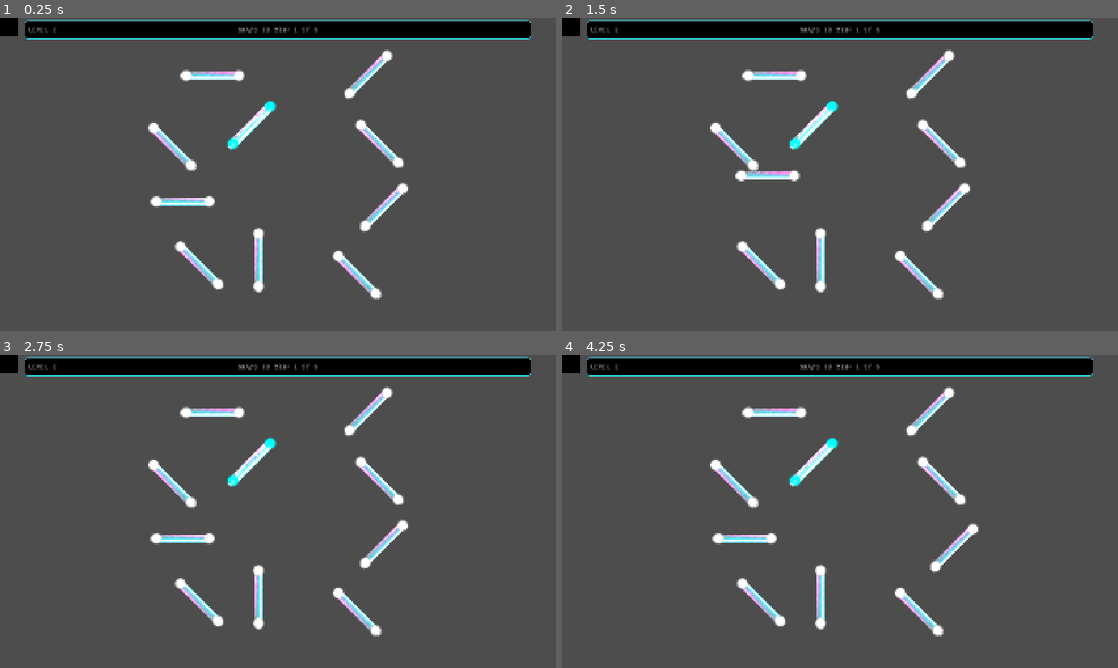
Above: before the commit, frames 1-4 (two rows, left to right).
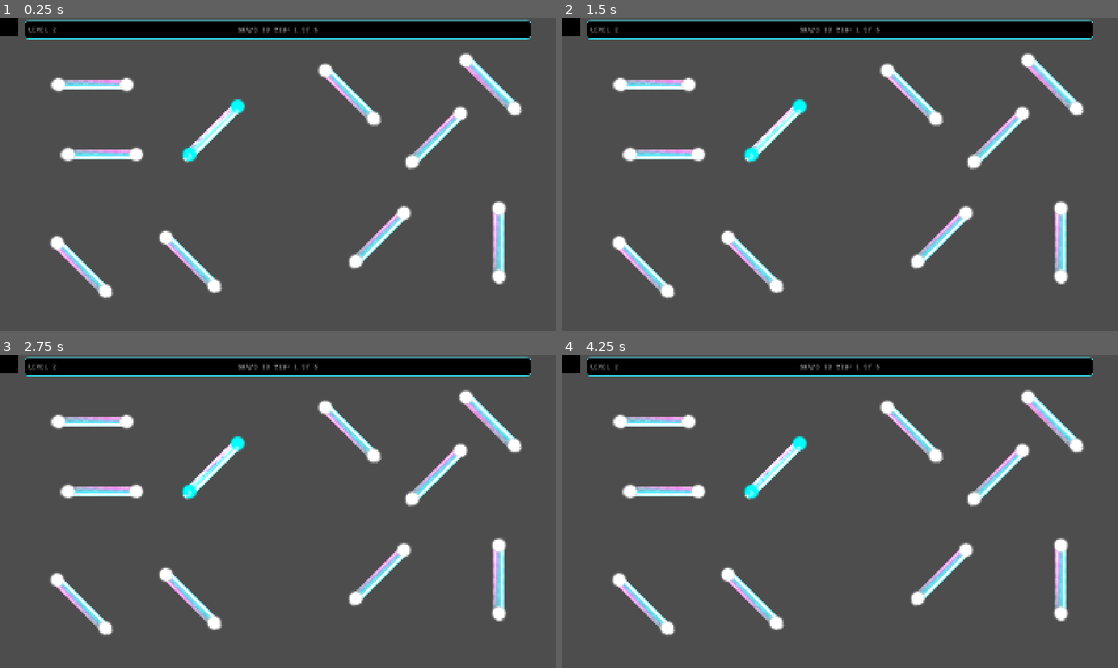
Above: after the commit, the same moments.

Repository: CarlesRa/Harmony-Waves
Game: Godot game, scene res://scenes/main_game.tscn
Two runs of this game, one before a commit and one after it. Both use one fixed random seed, a clock stepped at 60 frames per second and the inputs below. Video files are missing from this copy of the repository; at most half a second of black plays in their place. Sound files missing from this copy of the repository are replaced by a short silence.
Inputs (mouse positions are in pixels of both pictures, inside the frame that each line leads up to):
- Up to frame 1 (0.25 s): no input
- Up to frame 2 (1.5 s): tap Enter at 0.5 s; drag from (812, 124) to (745, 202) at 0.52 s; tap Space at 1.25 s; drag from (745, 202) to (812, 124) at 1.27 s
- Up to frame 3 (2.75 s): move the mouse to (200, 602) at 2.02 s; click (200, 602) at 2.17 s
- Up to frame 4 (4.25 s): tap Enter at 2.75 s; drag from (734, 483) to (762, 602) at 2.77 s; drag from (945, 542) to (795, 480) at 3.52 s

The runs differ from the first frame. In frame 1, 8.2% of the frame differs, in the area x 9-94%, y 10-90%; in frame 2, 8.3%; in frame 3, 8.2%; in frame 4, 8.2%.

Commit message:
adjust maingame position and collissions limits

Diff:
--- a/scenes/levels/level_01.tscn
+++ b/scenes/levels/level_01.tscn
@@ -11,7 +11,6 @@
 script = ExtResource("1_qdh5e")
 
 [node name="WavePiece" parent="." instance=ExtResource("1_m802k")]
-position = Vector2(695, 283)
 is_piece_connected = true
 music_stream = ExtResource("3_50wog")
 C1_connector_id = -1
--- a/scenes/levels/level_02.tscn
+++ b/scenes/levels/level_02.tscn
@@ -13,7 +13,7 @@
 script = ExtResource("1_vq1pa")
 
 [node name="WavePiece" parent="." instance=ExtResource("1_f5vym")]
-position = Vector2(476.00006, 334.00003)
+position = Vector2(738, 386.99994)
 rotation = 0.7853982
 is_piece_connected = true
 music_stream = ExtResource("3_ppbiy")
@@ -31,8 +31,8 @@
 C2_connector_id = 1
 C2_target_id = -10
 
-[node name="WavePiece3" parent="." instance=ExtResource("1_f5vym")]
-position = Vector2(382.00003, 584)
+[node name="s" parent="." instance=ExtResource("1_f5vym")]
+position = Vector2(279, 859)
 rotation = -0.7853982
 music_stream = ExtResource("5_yklhy")
 C1_connector_id = 3
@@ -41,7 +41,7 @@
 C2_target_id = 5
 
 [node name="WavePiece4" parent="." instance=ExtResource("1_f5vym")]
-position = Vector2(334.00003, 373.00003)
+position = Vector2(1205.0001, 264.00006)
 rotation = -0.7853982
 music_stream = ExtResource("6_o4ql5")
 C1_connector_id = 2
@@ -50,7 +50,7 @@
 C2_target_id = 8
 
 [node name="WavePiece5" parent="." instance=ExtResource("1_f5vym")]
-position = Vector2(712, 480)
+position = Vector2(1312, 755)
 rotation = 0.7853982
 music_stream = ExtResource("7_4hx2o")
 C1_connector_id = 5
@@ -59,7 +59,7 @@
 C2_target_id = 7
 
 [node name="WavePiece6" parent="." instance=ExtResource("1_f5vym")]
-position = Vector2(407, 246)
+position = Vector2(321, 229)
 rotation = 1.5707964
 music_stream = ExtResource("8_km0xc")
 C1_connector_id = 7
@@ -68,14 +68,14 @@
 C2_target_id = 9
 
 [node name="fake" parent="." instance=ExtResource("1_f5vym")]
-position = Vector2(488, 574)
+position = Vector2(1721.9999, 773.00006)
 C1_connector_id = -50
 C1_target_id = -50
 C2_connector_id = -50
 C2_target_id = -50
 
 [node name="fake2" parent="." instance=ExtResource("1_f5vym")]
-position = Vector2(703, 368)
+position = Vector2(1691, 229.00009)
 rotation = -0.7853982
 C1_connector_id = -50
 C1_target_id = -50
@@ -83,7 +83,7 @@
 C2_target_id = -50
 
 [node name="fake3" parent="." instance=ExtResource("1_f5vym")]
-position = Vector2(663, 601)
+position = Vector2(655.00006, 841.00006)
 rotation = -0.7853982
 C1_connector_id = -50
 C1_target_id = -50
@@ -91,7 +91,7 @@
 C2_target_id = -50
 
 [node name="fake4" parent="." instance=ExtResource("1_f5vym")]
-position = Vector2(684, 244.00003)
+position = Vector2(1507, 411)
 rotation = 0.7853982
 C1_connector_id = -50
 C1_target_id = -50
--- a/scenes/main_game.tscn
+++ b/scenes/main_game.tscn
@@ -11,16 +11,13 @@
 glow_bloom = 0.8
 
 [sub_resource type="RectangleShape2D" id="RectangleShape2D_0rdsr"]
-size = Vector2(73, 1078)
+size = Vector2(114, 1078)
 
 [sub_resource type="RectangleShape2D" id="RectangleShape2D_ipu61"]
-size = Vector2(804, 1102)
+size = Vector2(86, 1102)
 
 [sub_resource type="RectangleShape2D" id="RectangleShape2D_ygxny"]
 size = Vector2(1947, 96)
-
-[sub_resource type="RectangleShape2D" id="RectangleShape2D_wi4c7"]
-size = Vector2(1919, 556)
 
 [node name="MainGame" type="Node2D"]
 script = ExtResource("1_0rdsr")
@@ -31,8 +28,8 @@
 layer = -10
 
 [node name="VideoStreamPlayer" type="VideoStreamPlayer" parent="HUD/CanvasLayer"]
-offset_right = 40.0
-offset_bottom = 40.0
+offset_right = 1920.0
+offset_bottom = 1080.0
 mouse_filter = 2
 stream = ExtResource("5_wi4c7")
 autoplay = true
@@ -72,7 +69,7 @@
 text = "Snaps to win: "
 
 [node name="Camera2D" type="Camera2D" parent="."]
-position = Vector2(962, 541)
+position = Vector2(960, 540)
 
 [node name="WorldEnvironment" type="WorldEnvironment" parent="."]
 environment = SubResource("Environment_s3esy")
@@ -85,21 +82,21 @@
 script = ExtResource("5_ipu61")
 
 [node name="LeftCollisionLeft" type="CollisionShape2D" parent="GameLimitsLeft"]
-position = Vector2(26.5, 542)
+position = Vector2(47, 542)
 shape = SubResource("RectangleShape2D_0rdsr")
 
 [node name="GameLimitsRight" type="Area2D" parent="."]
-position = Vector2(1670, 0)
+position = Vector2(1652, 3)
 collision_layer = 7
 collision_mask = 7
 script = ExtResource("5_ipu61")
 
 [node name="CollisionShape2D" type="CollisionShape2D" parent="GameLimitsRight"]
-position = Vector2(-137, 541)
+position = Vector2(222, 541)
 shape = SubResource("RectangleShape2D_ipu61")
 
 [node name="GameLimitsTop" type="Area2D" parent="."]
-position = Vector2(1670, 0)
+position = Vector2(1658, -3)
 collision_layer = 7
 collision_mask = 7
 script = ExtResource("5_ipu61")
@@ -109,14 +106,14 @@
 shape = SubResource("RectangleShape2D_ygxny")
 
 [node name="GameLimitsBottom" type="Area2D" parent="."]
-position = Vector2(1670, 0)
+position = Vector2(1672, 996)
 collision_layer = 7
 collision_mask = 7
 script = ExtResource("5_ipu61")
 
 [node name="CollisionShape2D" type="CollisionShape2D" parent="GameLimitsBottom"]
-position = Vector2(-709.5, 802)
-shape = SubResource("RectangleShape2D_wi4c7")
+position = Vector2(-707.5, 38)
+shape = SubResource("RectangleShape2D_ygxny")
 
 [connection signal="area_shape_entered" from="GameLimitsLeft" to="GameLimitsLeft" method="_on_area_shape_entered"]
 [connection signal="area_shape_entered" from="GameLimitsRight" to="GameLimitsRight" method="_on_area_shape_entered"]
--- a/scenes/shared/wave_piece_base.tscn
+++ b/scenes/shared/wave_piece_base.tscn
@@ -22,6 +22,8 @@
 radius = 8.0
 
 [node name="WavePiece" type="Area2D"]
+position = Vector2(360, 169)
+scale = Vector2(2.5, 2.5)
 script = ExtResource("1_cxh0a")
 error_sound = ExtResource("2_wttoj")
 success_sound = ExtResource("3_6wbc8")
--- a/scripts/main_game.gd
+++ b/scripts/main_game.gd
@@ -8,8 +8,8 @@
 	GameManager.set_level_container(level_container)
 	GameManager.load_level("res://scenes/levels/level_02.tscn", "Level 2")
 
-	await get_tree().process_frame
-	_adjust_camera_to_fit_level()
+	#await get_tree().process_frame
+	#_adjust_camera_to_fit_level()
 
 func _adjust_camera_to_fit_level() -> void:
 	if level_container.get_child_count() == 0:
Not shown: 1 places in scenes/main_game.tscn that only renumber resources
